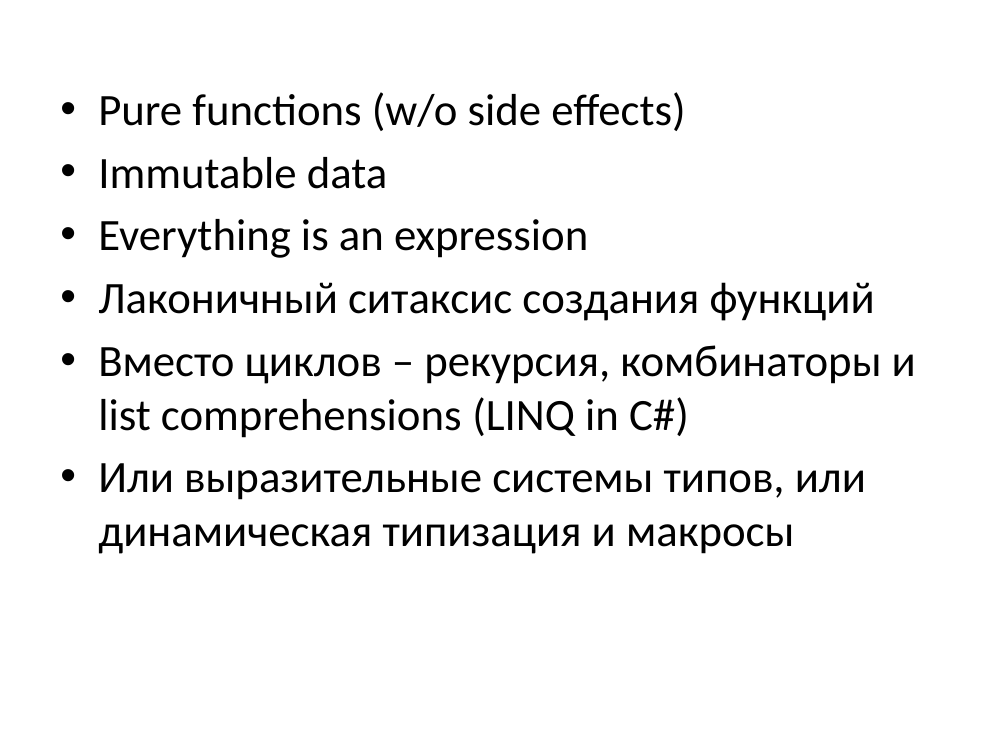
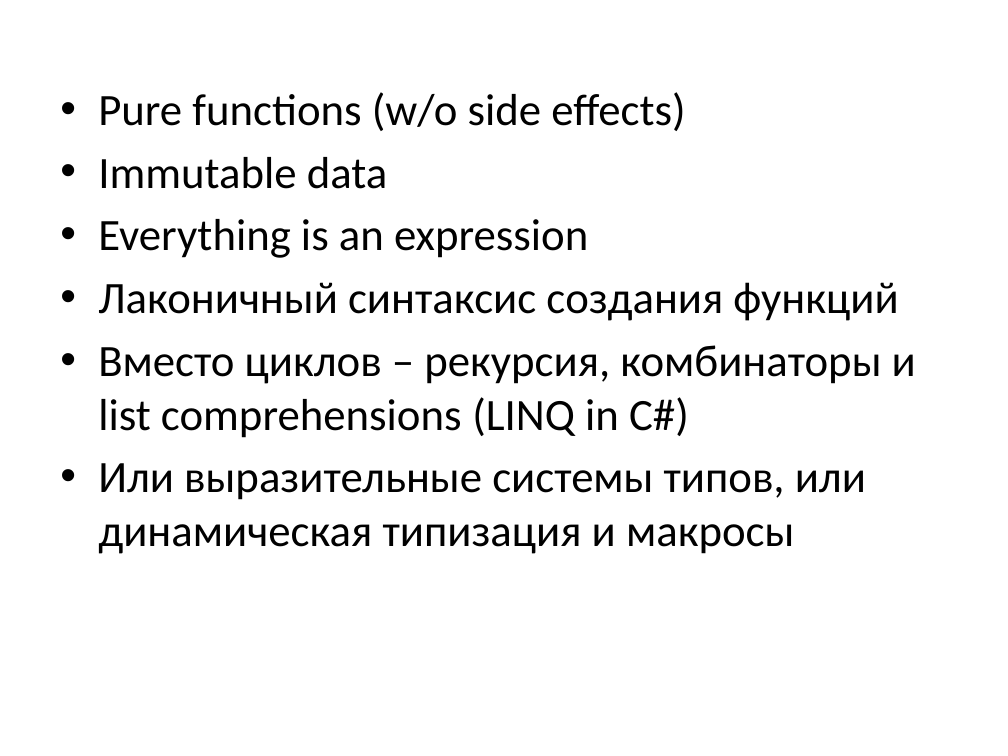
Before and after one commit to kontur-edu/intern-2014, a slide deck: slide 3 of 02-FP/FP in C# 2014.pptx. Drawn at 1008x756 pixels with LibreOffice and Linux fonts; fonts in the diff are those of the drawing. Boxes give left, top, right and bottom in pixels: in the first picture for what was removed or moved away, otherwise in the second. Text is boxed around its words. In the diff, an @@ line names an element or a change of style, - is before the commit and + after.

```diff
--- a/02-FP/FP in C# 2014.pptx
+++ b/02-FP/FP in C# 2014.pptx
@@ text at (98, 282, 898, 321): text changed @@
-• Лаконичный ситаксис создания функций
+• Лаконичный синтаксис создания функций
```
Also in this commit, not shown: 4 other slides changed, 1 slide added, 8 other files.
